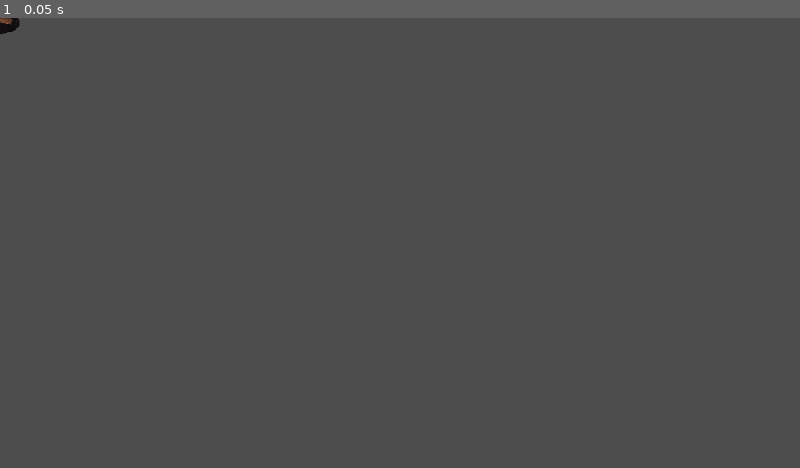
Above: before the commit, frame 1.
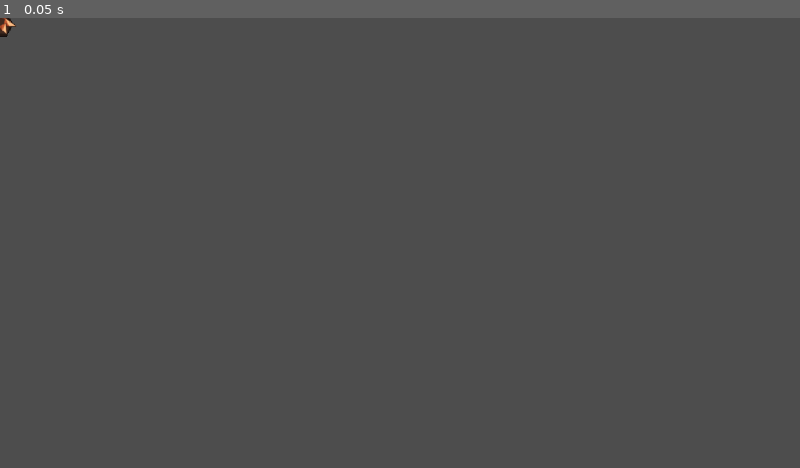
Above: after the commit, the same moment.

Repository: kimtuna/life_game
Game: Godot game, scene res://scenes/resource_point/mining_point_copper.tscn
The game is run twice, just before and just after one commit, with the same random seed, the same clock (stepped at 60 frames per second) and the same inputs. This scene is started directly instead of the project's main scene.
Inputs:
- Up to frame 1 (0.05 s): no input

The runs differ from the first frame. In frame 1, less than 0.1% of the frame differs, in the area x 0-3%, y 0-5%.

Commit message:
[INBOX #104] 모래/구리광석 전용 아이템 아이콘 + 채광 포인트 월드 그림 제작
파이썬 절차적 생성(Pillow, #86 헬퍼 재사용)으로 32x32 아이템 아이콘 2종과 64x64 채광
포인트 그림 2종을 만들어 #103이 남긴 임시 modulate 색칠(돌/철광석 텍스처 재사용)을
실제 전용 그림으로 교체했다.

## 스스로 판단해서 고친 부분
- 구리광석 1차 시도(둥근 주황 반점 3개)가 "크리스탈"보다 뭉툭한 반점으로 보여 폐기하고,
  사방으로 박힌 다이아몬드형 크리스탈 스파이크(적갈색, 명암 분할)로 다시 그렸다.

## 지시받지 않았지만 추가한 개선
- 더 이상 아무 아이템도 쓰지 않게 된 `ITEM_ICON_MODULATE` 딕셔너리와 관련 분기를
  dropped_item.gd에서 완전히 삭제했다(#84→#103이 재도입했다가 이번에 죽은 코드가 됨).

## 어려움 / 에러와 해결
- 없음. 절차적 생성만 사용해 PixelLab/SpriteCook 관련 시행착오가 없었다.

Co-Authored-By: Claude Sonnet 5 <noreply@anthropic.com>

Diff:
--- /dev/null
+++ b/game/qa/inbox104_check.gd
@@ -0,0 +1,91 @@
+extends Node
+## [DESIGN] INBOX #104 확인용 — 모래/구리광석 전용 아이템 아이콘(32x32)과 채광 포인트
+## 월드 그림(64x64)이 실제 게임 화면(필드/바닥 드롭/인벤토리)에서 기존 돌/철광석/
+## 유황광석과 실루엣·색으로 뚜렷이 구별되는지 스크린샷으로 확인한다.
+## wall_door_icon_check.gd(#101)/mining_variety5_check.gd(#103)와 같은 방법: project.godot
+## [autoload]에 이 스크립트를 임시로 추가하고 `godot --path .`로 실행한 뒤 되돌린다.
+
+const OUT_DIR := "/tmp/qa104"
+const NEW_ITEMS := ["sand", "copper_ore"]
+
+
+func _ready() -> void:
+	DirAccess.make_dir_recursive_absolute(OUT_DIR)
+	await get_tree().process_frame
+	await get_tree().process_frame
+	await get_tree().process_frame
+	await _boot_to_world()
+	await get_tree().process_frame
+	await get_tree().process_frame
+	await get_tree().process_frame
+	await _run_checks()
+
+
+func _boot_to_world() -> void:
+	get_tree().current_scene._on_play_pressed()
+	await get_tree().process_frame
+	await get_tree().process_frame
+	get_tree().current_scene._on_slot_pressed(0)
+	await get_tree().process_frame
+	await get_tree().process_frame
+	if get_tree().current_scene.has_method("_on_confirm_pressed"):
+		get_tree().current_scene._on_confirm_pressed()
+		await get_tree().process_frame
+		await get_tree().process_frame
+		await get_tree().process_frame
+	get_tree().current_scene._on_single_player_pressed()
+	await get_tree().process_frame
+	await get_tree().process_frame
+	await get_tree().process_frame
+
+
+func _run_checks() -> void:
+	var world := get_tree().current_scene
+	world.set_physics_process(false)
+
+	# 1) 필드에 모래/구리광석 채광 포인트를 배치해 새 전용 그림(64x64)을 확인.
+	var field_center: Vector2 = world.player_sprite.global_position + Vector2(300, -200)
+	world.player_sprite.global_position = field_center + Vector2(1000, 1000)
+	world.camera.global_position = field_center
+	var sand_point = preload("res://scenes/resource_point/mining_point_sand.tscn").instantiate()
+	sand_point.player_ref = world.player_sprite
+	sand_point.world_ref = world
+	world.add_child(sand_point)
+	sand_point.global_position = field_center + Vector2(-80, 0)
+	var copper_point = preload("res://scenes/resource_point/mining_point_copper.tscn").instantiate()
+	copper_point.player_ref = world.player_sprite
+	copper_point.world_ref = world
+	world.add_child(copper_point)
+	copper_point.global_position = field_center + Vector2(80, 0)
+	await get_tree().process_frame
+	await get_tree().process_frame
+	await RenderingServer.frame_post_draw
+	var img0 := get_viewport().get_texture().get_image()
+	img0.save_png("%s/00_field_sand_copper.png" % OUT_DIR)
+	sand_point.queue_free()
+	copper_point.queue_free()
+
+	# 2) 새 아이템 2종을 바닥에 드롭해서 아이콘(32x32)을 한 화면에 모아 찍는다.
+	var drop_center: Vector2 = field_center + Vector2(0, 200)
+	world.camera.global_position = drop_center
+	for j in range(NEW_ITEMS.size()):
+		var pos: Vector2 = drop_center + Vector2(j * 60 - 30, 0)
+		world.spawn_dropped_item(NEW_ITEMS[j], 1, pos)
+	await get_tree().process_frame
+	await get_tree().process_frame
+	await RenderingServer.frame_post_draw
+	var img1 := get_viewport().get_texture().get_image()
+	img1.save_png("%s/01_dropped_icons.png" % OUT_DIR)
+
+	# 3) 인벤토리에 새 아이템을 채워 넣고 인벤토리 창을 열어 라벨 표시를 확인.
+	for item in NEW_ITEMS:
+		InventoryData.add_item(item, 3)
+	world._set_inventory_open(true)
+	await get_tree().process_frame
+	await get_tree().process_frame
+	await RenderingServer.frame_post_draw
+	var img2 := get_viewport().get_texture().get_image()
+	img2.save_png("%s/02_inventory.png" % OUT_DIR)
+
+	print("QA_INBOX104_CHECK_PASS")
+	get_tree().quit()
--- a/game/scenes/dropped_item/dropped_item.gd
+++ b/game/scenes/dropped_item/dropped_item.gd
@@ -39,25 +39,15 @@
 	# 같은 96x128 tree.png를 재사용한다 — 다른 아이템과 화면 크기가 맞도록 아래
 	# ITEM_ICON_SCALE_OVERRIDES에서만 별도로 축소한다(새 그림을 만들지 않음).
 	"wood": preload("res://assets/sprites/logging_point/tree.png"),
-	# 모래/구리광석(INBOX #103) 전용 아이콘은 아직 없다 — 기존 돌/철광석 아이콘을
-	# 재사용하고 ITEM_ICON_MODULATE로 색만 다르게 임시 처리한다(#84가 stone/sulfur_ore에
-	# 썼던 것과 같은 패턴). 실제 그림은 후속 [DESIGN] #104.
-	"sand": preload("res://assets/sprites/items/stone.png"),
-	"copper_ore": preload("res://assets/sprites/items/iron_ore.png"),
+	# 모래/구리광석(INBOX #103 아이템, INBOX #104 전용 그림) — 파이썬 절차적 생성.
+	"sand": preload("res://assets/sprites/items/sand.png"),
+	"copper_ore": preload("res://assets/sprites/items/copper_ore.png"),
 }
 
 ## tree.png처럼 원본 아이콘 자체가 32px 규격이 아닌 경우에만 스프라이트 스케일을
 ## 덮어쓴다(다른 아이템은 씬 기본 scale=0.9를 그대로 쓴다).
 const ITEM_ICON_SCALE_OVERRIDES := {
 	"wood": Vector2(0.34, 0.34),
-}
-
-## mining_point_sand.tscn/mining_point_copper.tscn의 Sprite modulate와 같은 색으로
-## 맞춰서, 바닥에 떨어진 드롭 아이템도 채광 포인트에서 캔 것과 같은 색으로 보이게 한다
-## (INBOX #84가 도입한 임시 처리 패턴 재사용).
-const ITEM_ICON_MODULATE := {
-	"sand": Color(0.87, 0.78, 0.58, 1),
-	"copper_ore": Color(0.85, 0.45, 0.3, 1),
 }
 
 @export var item_name: String = ""
@@ -76,8 +66,6 @@
 		sprite.texture = ITEM_ICONS[item_name]
 	if ITEM_ICON_SCALE_OVERRIDES.has(item_name):
 		sprite.scale = ITEM_ICON_SCALE_OVERRIDES[item_name]
-	if ITEM_ICON_MODULATE.has(item_name):
-		sprite.modulate = ITEM_ICON_MODULATE[item_name]
 
 
 func _process(_delta: float) -> void:
--- a/game/scenes/resource_point/mining_point_copper.tscn
+++ b/game/scenes/resource_point/mining_point_copper.tscn
@@ -13,13 +13,12 @@
 item_name = "copper_ore"
 item_amount = 1
 prompt_text = "곡괭이낫을 들고 좌클릭: 채광 (구리광석)"
-texture_path = "res://assets/sprites/mining_point/mining_point.png"
+texture_path = "res://assets/sprites/mining_point/mining_point_copper.png"
 required_tool = "pickaxe"
 use_kind = "mining"
 
 [node name="Sprite" type="Sprite2D" parent="."]
 z_index = -1
-modulate = Color(0.85, 0.45, 0.3, 1)
 scale = Vector2(1.1, 1.1)
 texture_filter = 1
 
--- a/game/scenes/resource_point/mining_point_sand.tscn
+++ b/game/scenes/resource_point/mining_point_sand.tscn
@@ -13,13 +13,12 @@
 item_name = "sand"
 item_amount = 1
 prompt_text = "곡괭이낫을 들고 좌클릭: 채광 (모래)"
-texture_path = "res://assets/sprites/mining_point/mining_point_stone.png"
+texture_path = "res://assets/sprites/mining_point/mining_point_sand.png"
 required_tool = "pickaxe"
 use_kind = "mining"
 
 [node name="Sprite" type="Sprite2D" parent="."]
 z_index = -1
-modulate = Color(0.87, 0.78, 0.58, 1)
 scale = Vector2(1.1, 1.1)
 texture_filter = 1
 
Binary file added: game/assets/sprites/items/copper_ore.png
Not shown, added: game/assets/sprites/items/copper_ore.png.import
Binary file added: game/assets/sprites/items/sand.png
Not shown, added: game/assets/sprites/items/sand.png.import
Binary file added: game/assets/sprites/mining_point/mining_point_copper.png
Not shown, added: game/assets/sprites/mining_point/mining_point_copper.png.import
Binary file added: game/assets/sprites/mining_point/mining_point_sand.png
Not shown, added: game/assets/sprites/mining_point/mining_point_sand.png.import
Not shown, added: game/qa/inbox104_check.gd.uid
Not shown, added: game/qa/mining_variety5_check.gd.uid
Not shown, changed: docs/STATUS.md
Not shown, changed: docs/feedback/INBOX.md
